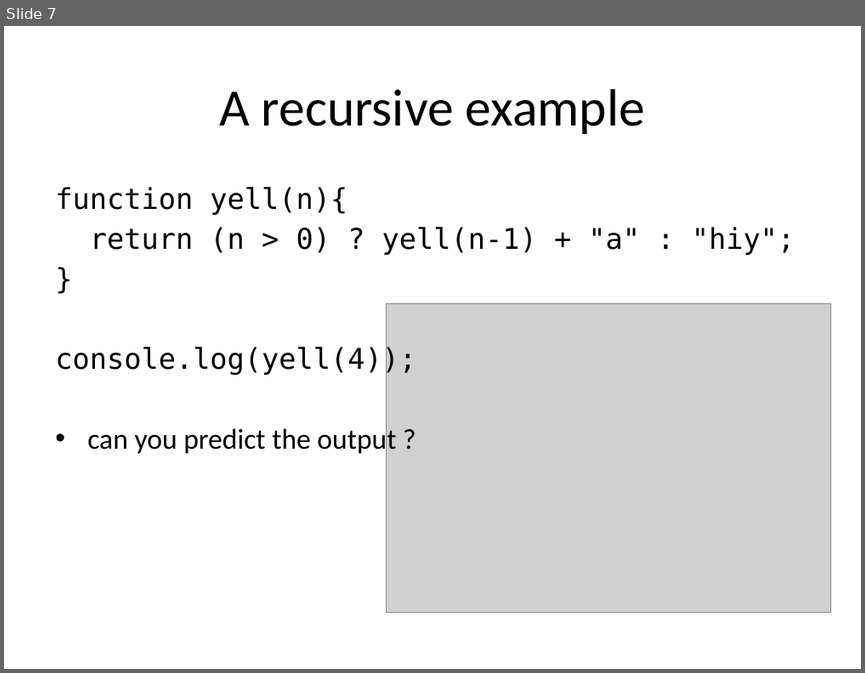
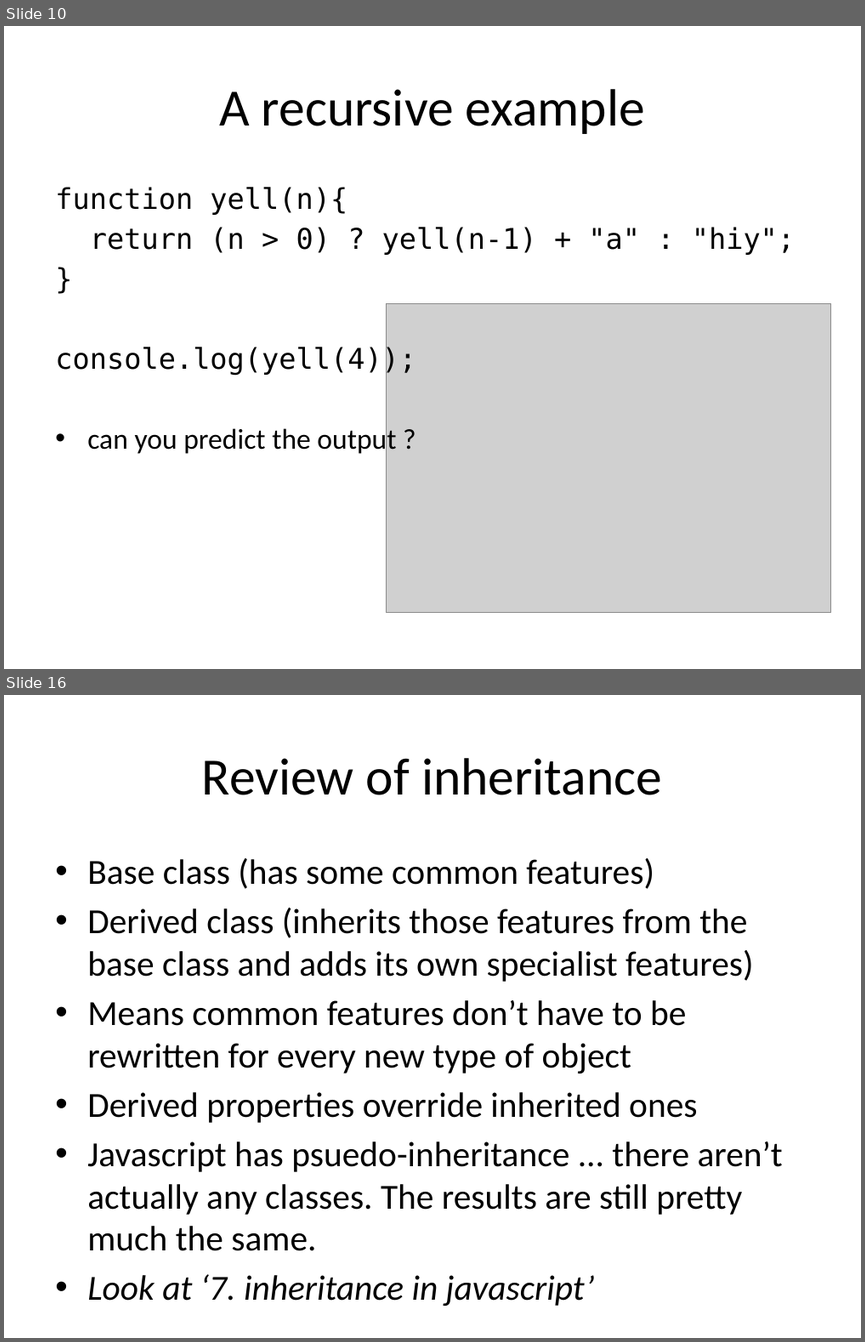
Before and after one commit to kimon-satan/SAEjavaScript, a slide deck: week8/slides/week8.pptx. Shown one above the other, each under a label of ours: slide 7 before the commit, slides 10 and 16 after it; the slides between them are not shown. The pictures are 865x673 and 865x1342 pixels, drawn with LibreOffice and Linux fonts; fonts in the diff are those of the drawing; grey boxes stand for pictures. Boxes give left, top, right and bottom in pixels: in the first picture for what was removed or moved away, otherwise in the second. Text is boxed around its words. In the diff, an @@ line names an element or a change of style, - is before the commit and + after.

```diff
--- a/week8/slides/week8.pptx
+++ b/week8/slides/week8.pptx
@@ slide 16 added at <box>4,695,861,1338</box>, background #FFFFFF @@
@@ title added at <box>202,758,662,795</box>, 44 pt, text #000000 @@
+Review of inheritance
@@ text added at <box>87,858,783,1251</box>, 29.6 pt, text #000000 @@
+• Base class (has some common features)
+• Derived class (inherits those features from the base class and adds its own specialist features)
+• Means common features don’t have to be rewritten for every new type of object
+• Derived properties override inherited ones
+• Javascript has psuedo-inheritance ... there aren’t actually any classes. The results are still pretty much the same.
+• Look at ‘7. inheritance in javascript’
@@ what was slide 7 is now slide 10 @@
```
Also in this commit, not shown: 5 slides changed, 9 other slides added, 1 slide removed.
